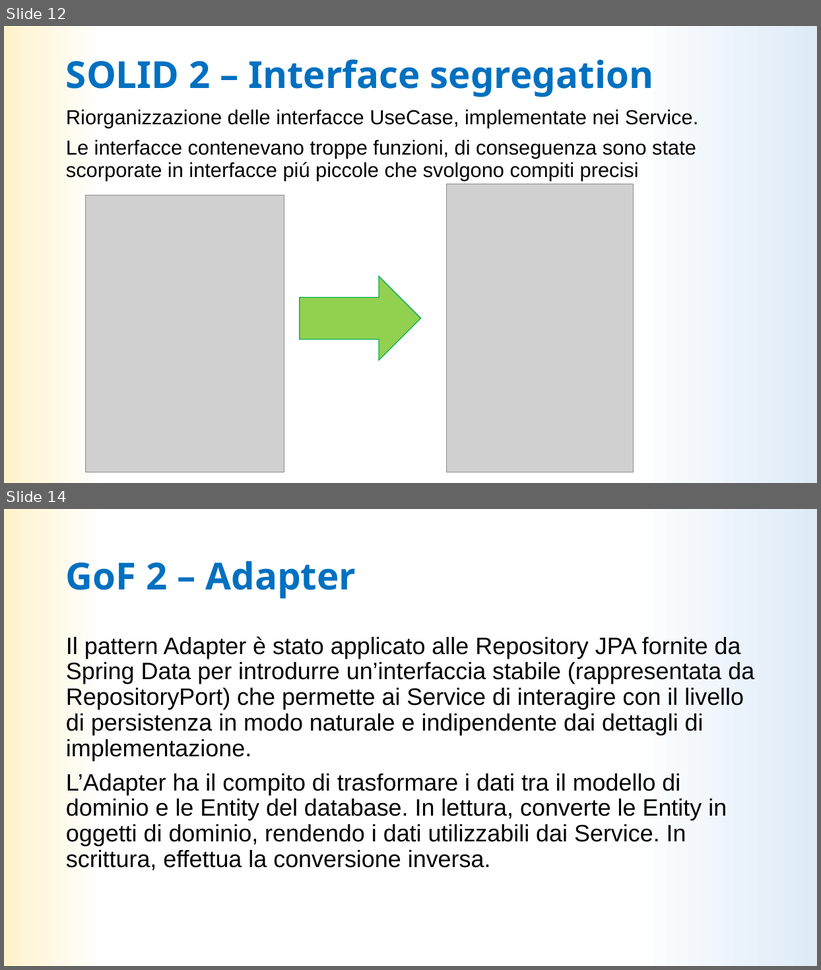
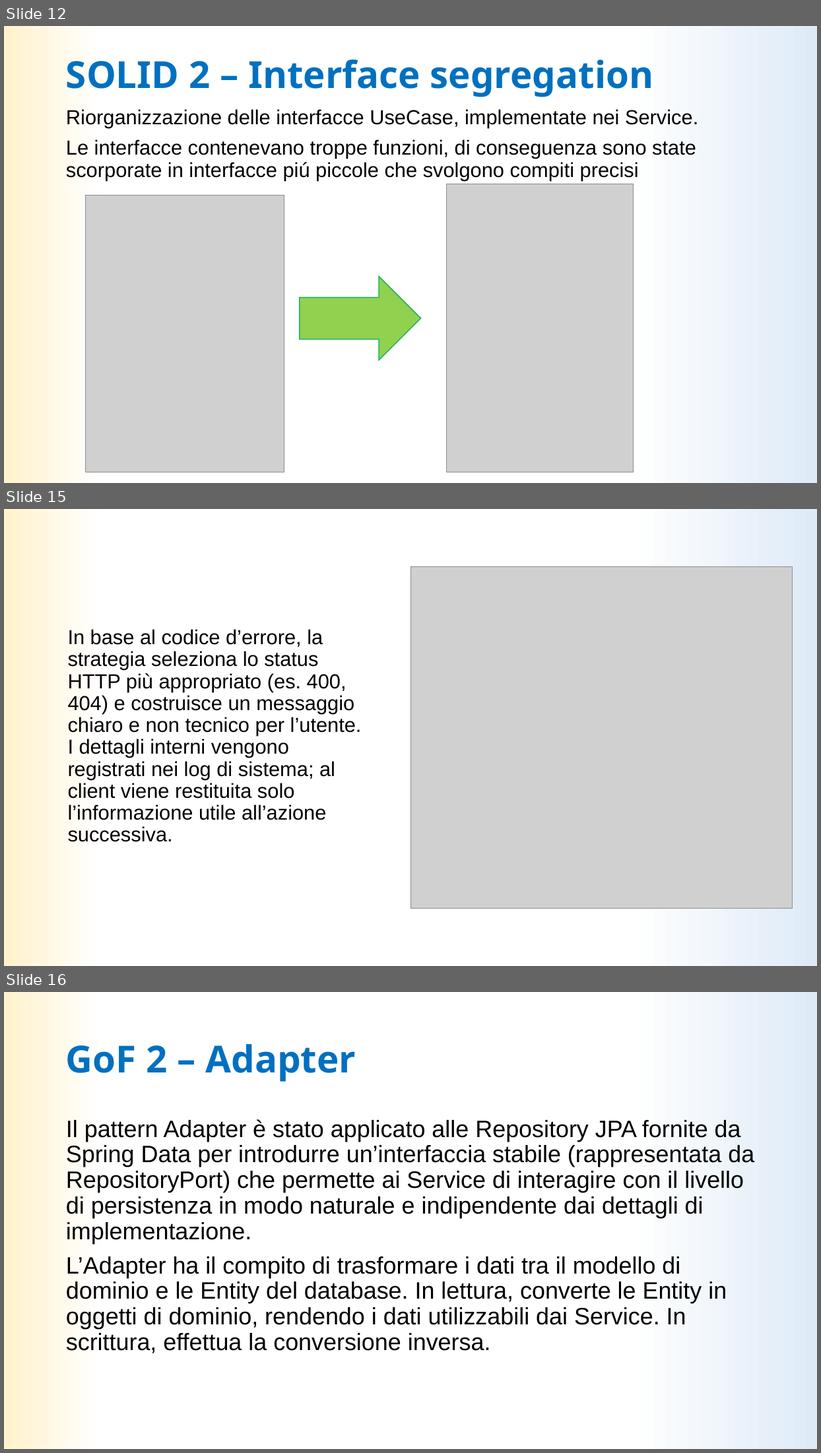
Before and after one commit to LDolzanelli/progettoIngegneria, a slide deck: doc/Presentazione/Presentazione_ingsw_parteB.pptx. Shown one above the other, each under a label of ours: slides 12 and 14 before the commit, slides 12, 15 and 16 after it; the slides between them are not shown. The pictures are 821x970 and 821x1453 pixels, drawn with LibreOffice and Linux fonts; fonts in the diff are those of the drawing; grey boxes stand for pictures. Boxes give left, top, right and bottom in pixels: in the first picture for what was removed or moved away, otherwise in the second. Text is boxed around its words. In the diff, an @@ line names an element or a change of style, - is before the commit and + after.

```diff
--- a/doc/Presentazione/Presentazione_ingsw_parteB.pptx
+++ b/doc/Presentazione/Presentazione_ingsw_parteB.pptx
@@ slide 15 added at box(4, 509, 817, 966), background gradient #DEEBF7 to #FFFFFF to #FFF2CC @@
@@ picture added at box(411, 566, 793, 908) @@
@@ text added at box(68, 629, 362, 842), 24 pt, text #000000 @@
+In base al codice d’errore, la strategia seleziona lo status HTTP più appropriato (es. 400, 404) e costruisce un messaggio chiaro e non tecnico per l’utente. I dettagli interni vengono registrati nei log di sistema; al client viene restituita solo l’informazione utile all’azione successiva.
@@ what was slide 14 is now slide 16 @@
```
Also in this commit, not shown: 1 slide changed, 1 other slide added, 2 other files.
